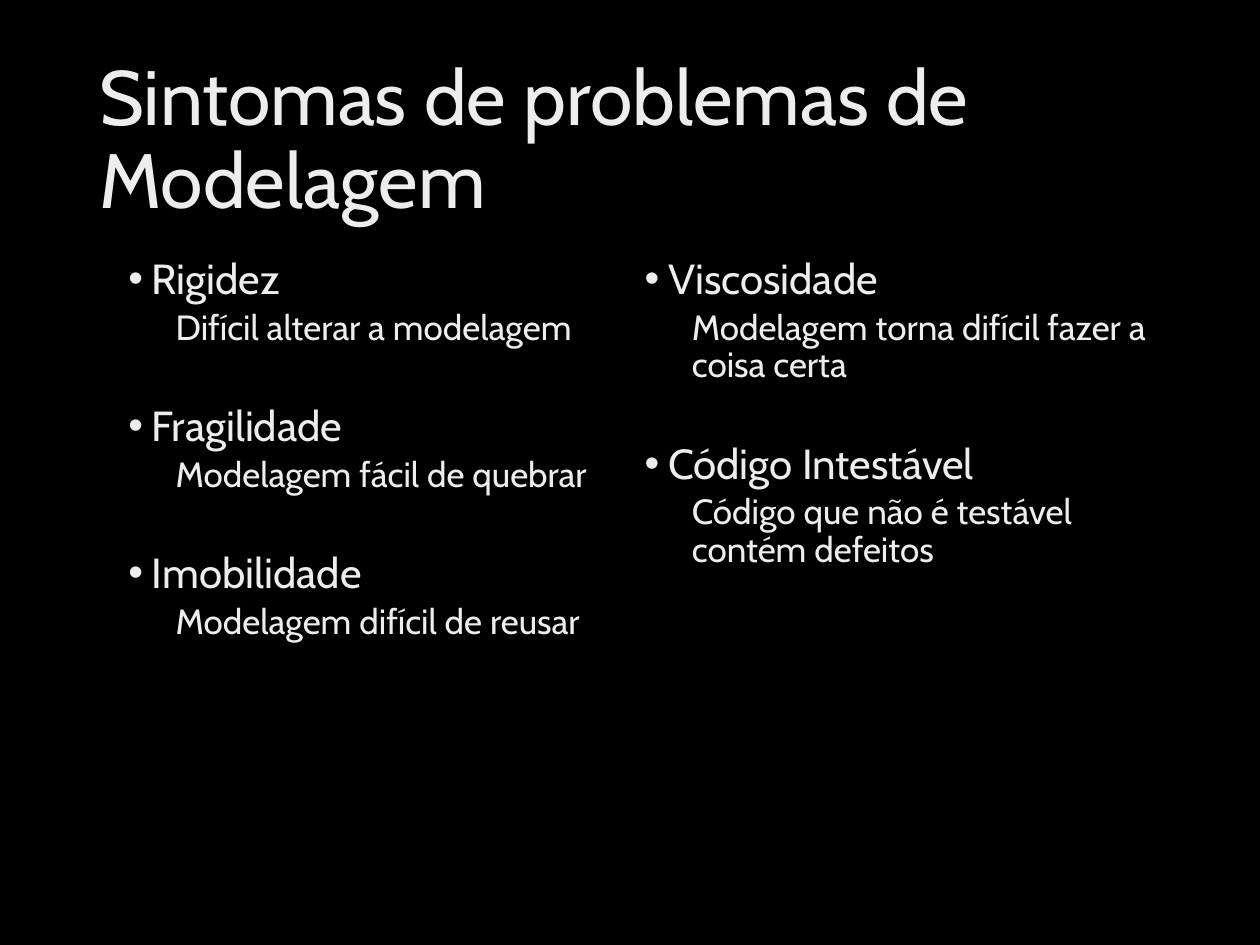
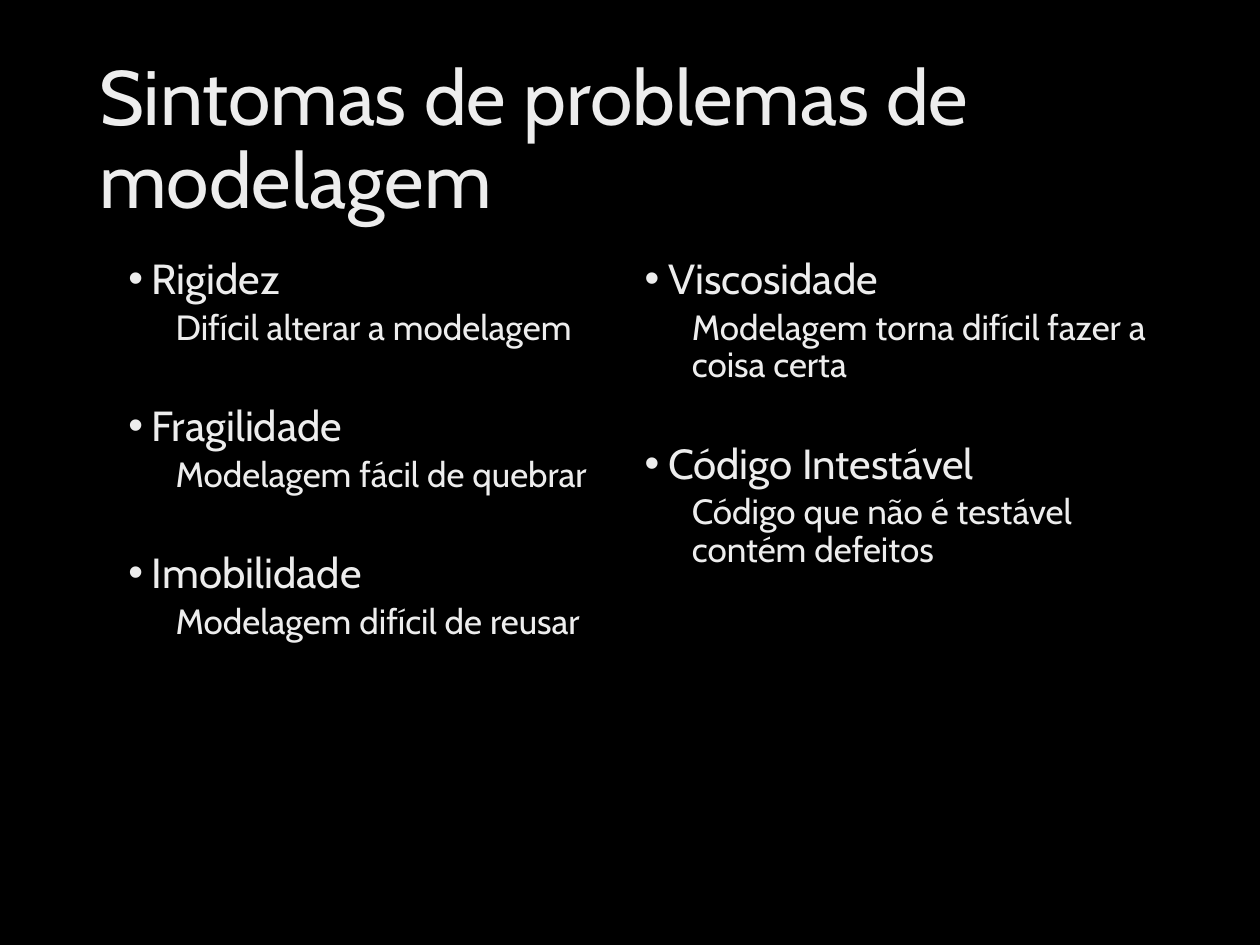
Before and after one commit to ivanpaulovich/event-sourcing-jambo, a slide deck: slide 8 of docs/Princípios SOLID de OO usando .NET.pptx. Drawn at 1260x945 pixels with LibreOffice and Linux fonts; fonts in the diff are those of the drawing; background and template pictures are left out. Boxes give left, top, right and bottom in pixels: in the first picture for what was removed or moved away, otherwise in the second. Text is boxed around its words. In the diff, an @@ line names an element or a change of style, - is before the commit and + after.

```diff
--- a/docs/Princípios SOLID de OO usando .NET.pptx
+++ b/docs/Princípios SOLID de OO usando .NET.pptx
@@ title at <box>99,67,968,225</box>: text changed @@
-Sintomas de problemas de Modelagem
+Sintomas de problemas de modelagem
```
Also in this commit, not shown: 5 other slides changed, 10 other files.
